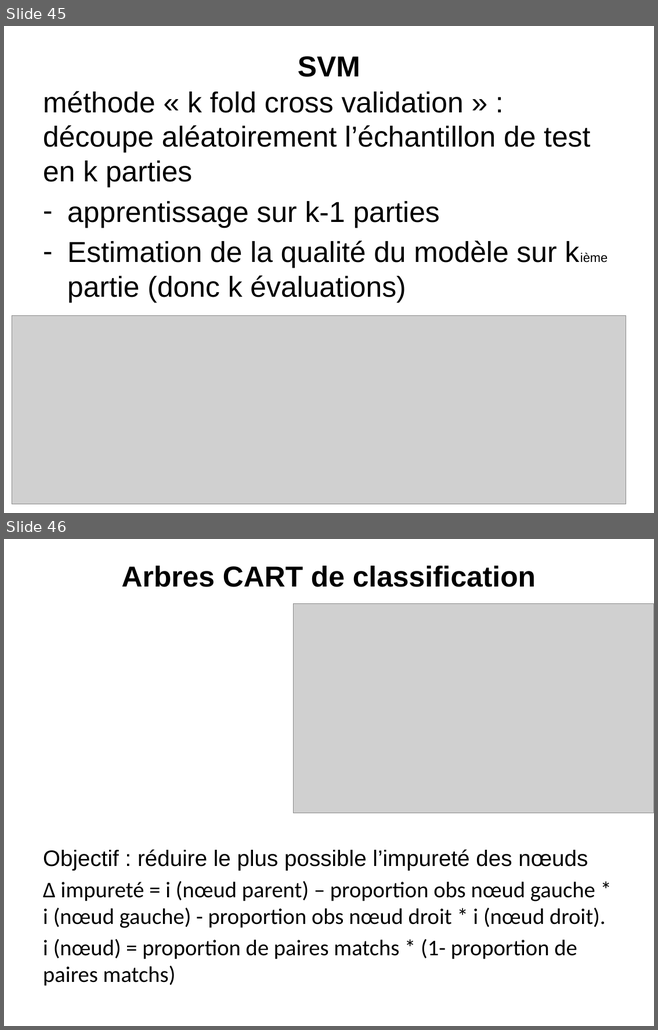
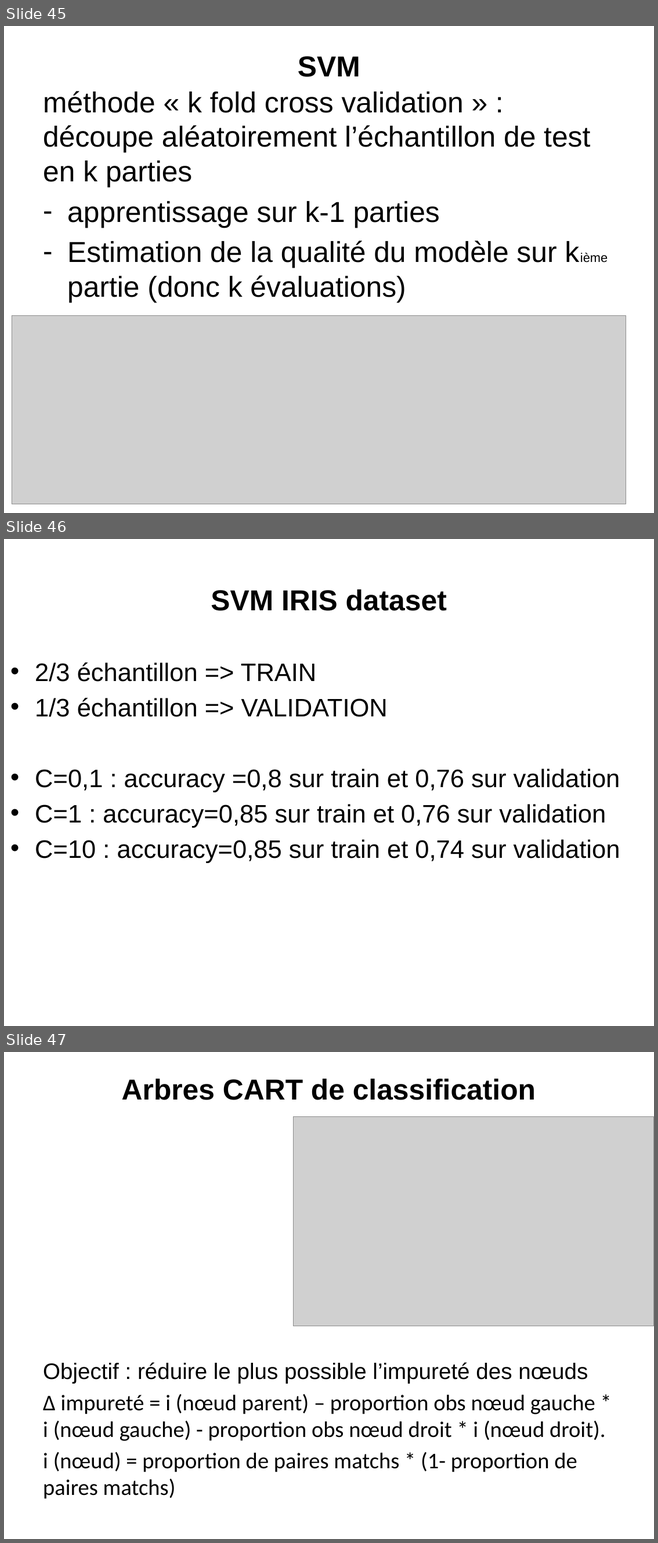
Before and after one commit to loicmidy/formation-python, a slide deck: formation python.pptx. Shown one above the other, each under a label of ours: slides 45 and 46 before the commit, slides 45, 46 and 47 after it. The pictures are 658x1030 and 658x1543 pixels, drawn with LibreOffice and Linux fonts; fonts in the diff are those of the drawing; grey boxes stand for pictures. Boxes give left, top, right and bottom in pixels: in the first picture for what was removed or moved away, otherwise in the second. Text is boxed around its words. In the diff, an @@ line names an element or a change of style, - is before the commit and + after.

```diff
--- a/formation python.pptx
+++ b/formation python.pptx
@@ slide 46 added at (4,539,654,1026), background #FFFFFF @@
@@ title added at (210,589,447,611), 32 pt, text #000000, bold @@
+SVM IRIS dataset
@@ text added at (35,663,620,863), 28 pt, text #000000 @@
+• 2/3 échantillon => TRAIN
+• 1/3 échantillon => VALIDATION
+• C=0,1 : accuracy =0,8 sur train et 0,76 sur validation
+• C=1 : accuracy=0,85 sur train et 0,76 sur validation
+• C=10 : accuracy=0,85 sur train et 0,74 sur validation
@@ what was slide 46 is now slide 47 @@
```
Also in this commit, not shown: 1 slide changed, 1 other slide added, 1 slide removed, 2 other files.
